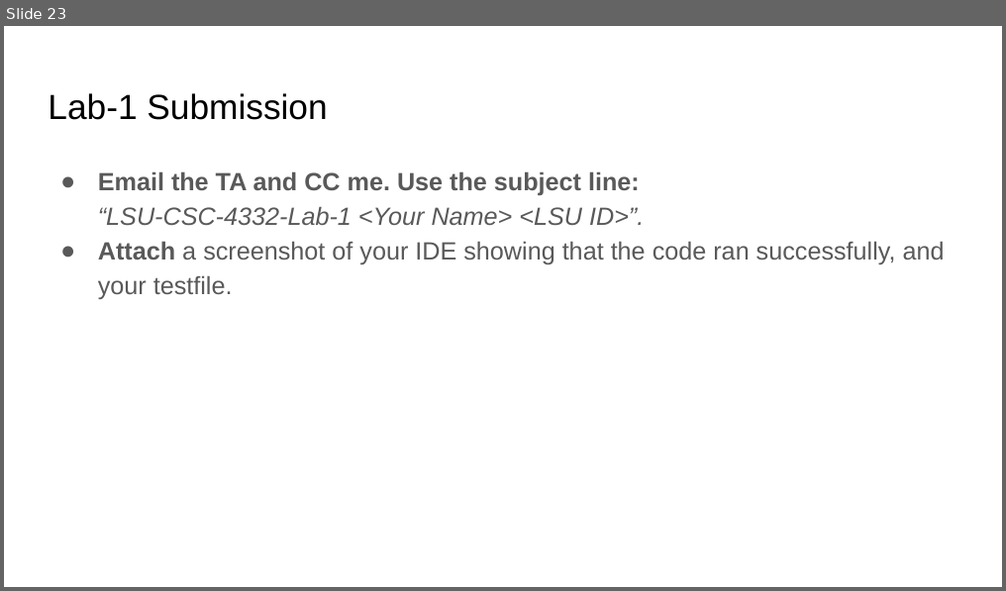
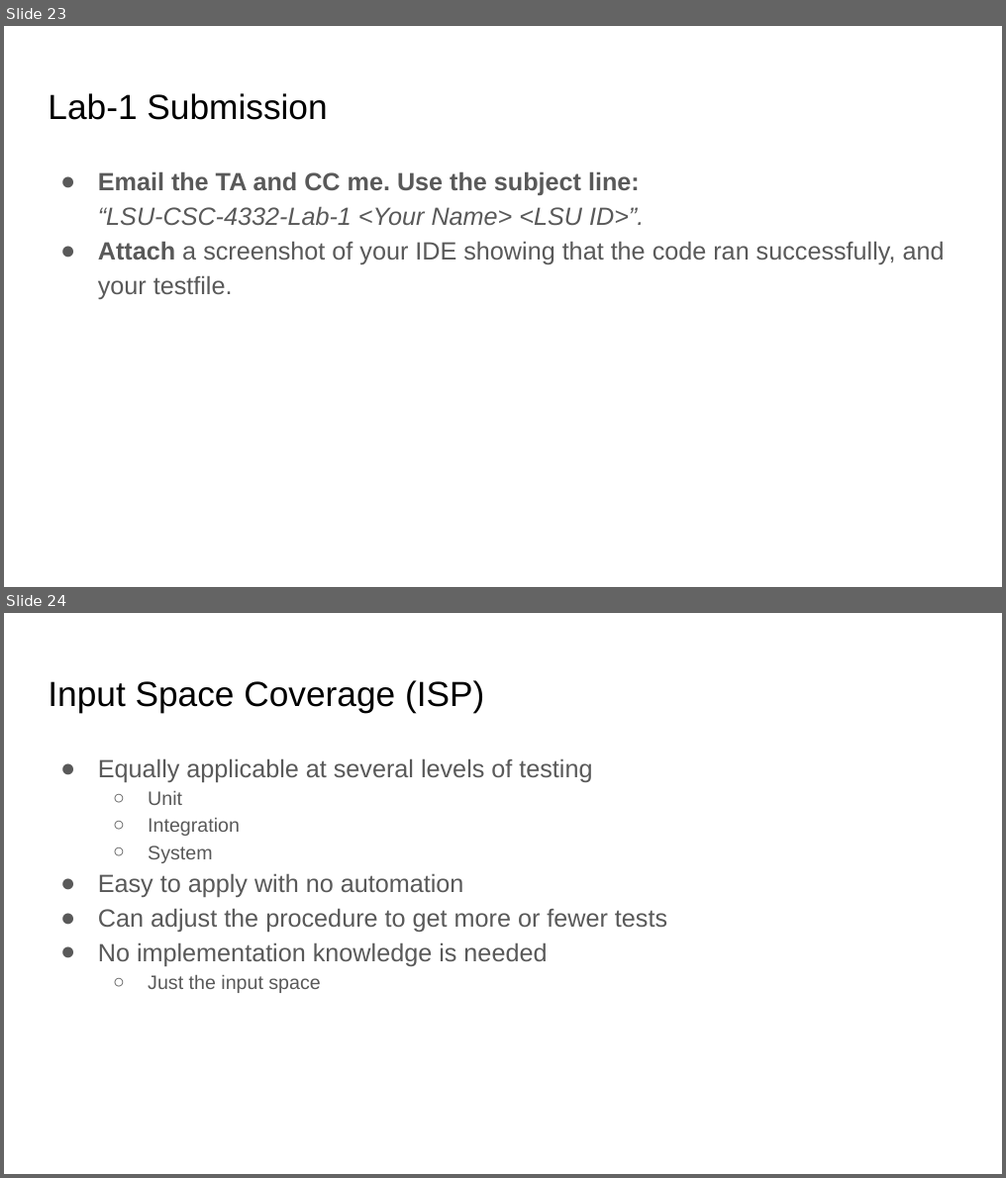
Before and after one commit to abdussatter401/abdussatter401.github.io, a slide deck: teaching/slides/Chapter 2 - Specification-based testing.pptx. Shown one above the other, each under a label of ours: slide 23 before the commit, slides 23 and 24 after it. The pictures are 1006x591 and 1006x1178 pixels, drawn with LibreOffice and Linux fonts; fonts in the diff are those of the drawing. Boxes give left, top, right and bottom in pixels: in the first picture for what was removed or moved away, otherwise in the second. Text is boxed around its words. In the diff, an @@ line names an element or a change of style, - is before the commit and + after.

```diff
--- a/teaching/slides/Chapter 2 - Specification-based testing.pptx
+++ b/teaching/slides/Chapter 2 - Specification-based testing.pptx
@@ slide 24 added at [4,613,1002,1174], background #FFFFFF @@
@@ title added at [48,680,484,712], 25.2 pt, text #000000 @@
+Input Space Coverage (ISP)
@@ text added at [98,759,667,993], 18 pt, text #595959 @@
+● Equally applicable at several levels of testing
+  ○ Unit
+  ○ Integration
+  ○ System
+● Easy to apply with no automation
+● Can adjust the procedure to get more or fewer tests
+● No implementation knowledge is needed
+  ○ Just the input space
```
Also in this commit, not shown: 1 slide changed, 18 other slides added, 3 other files.
